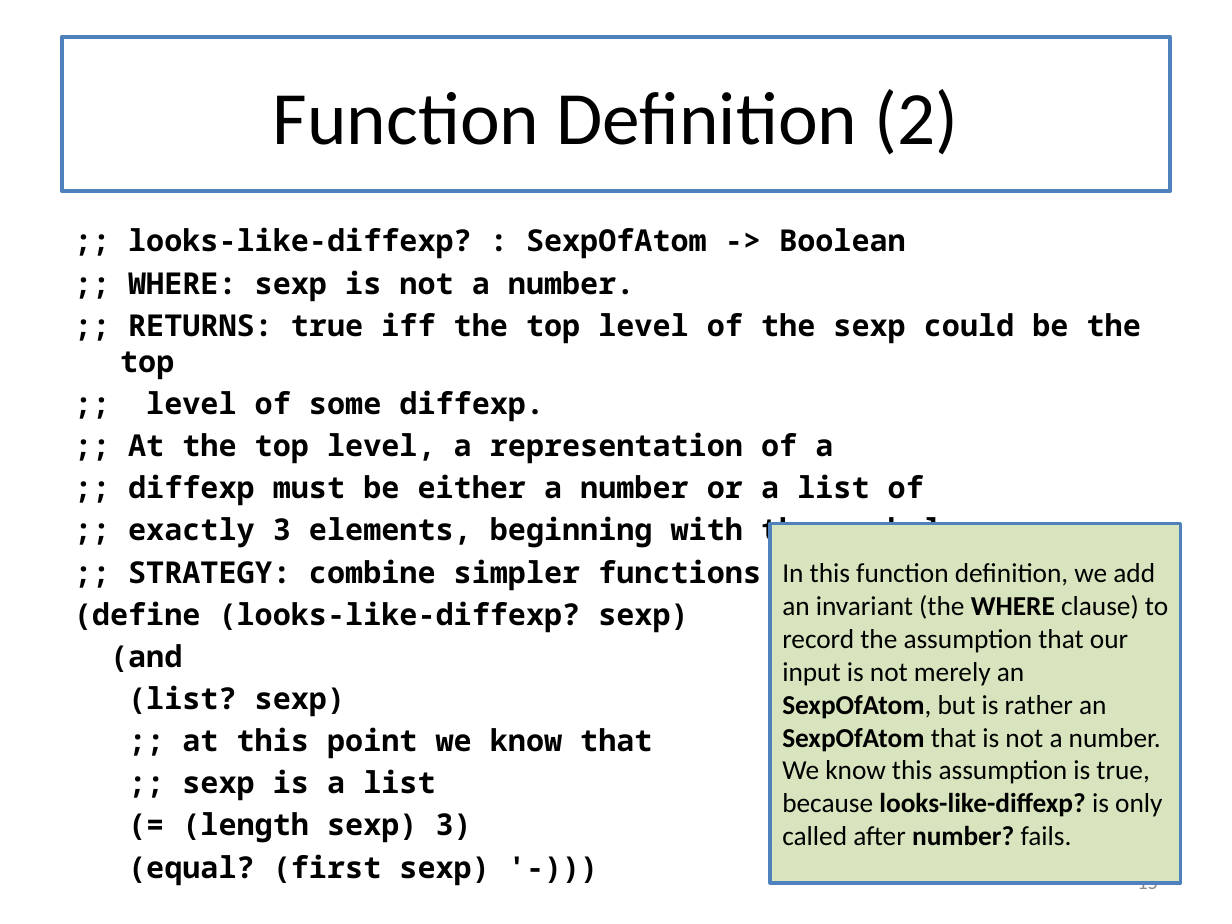
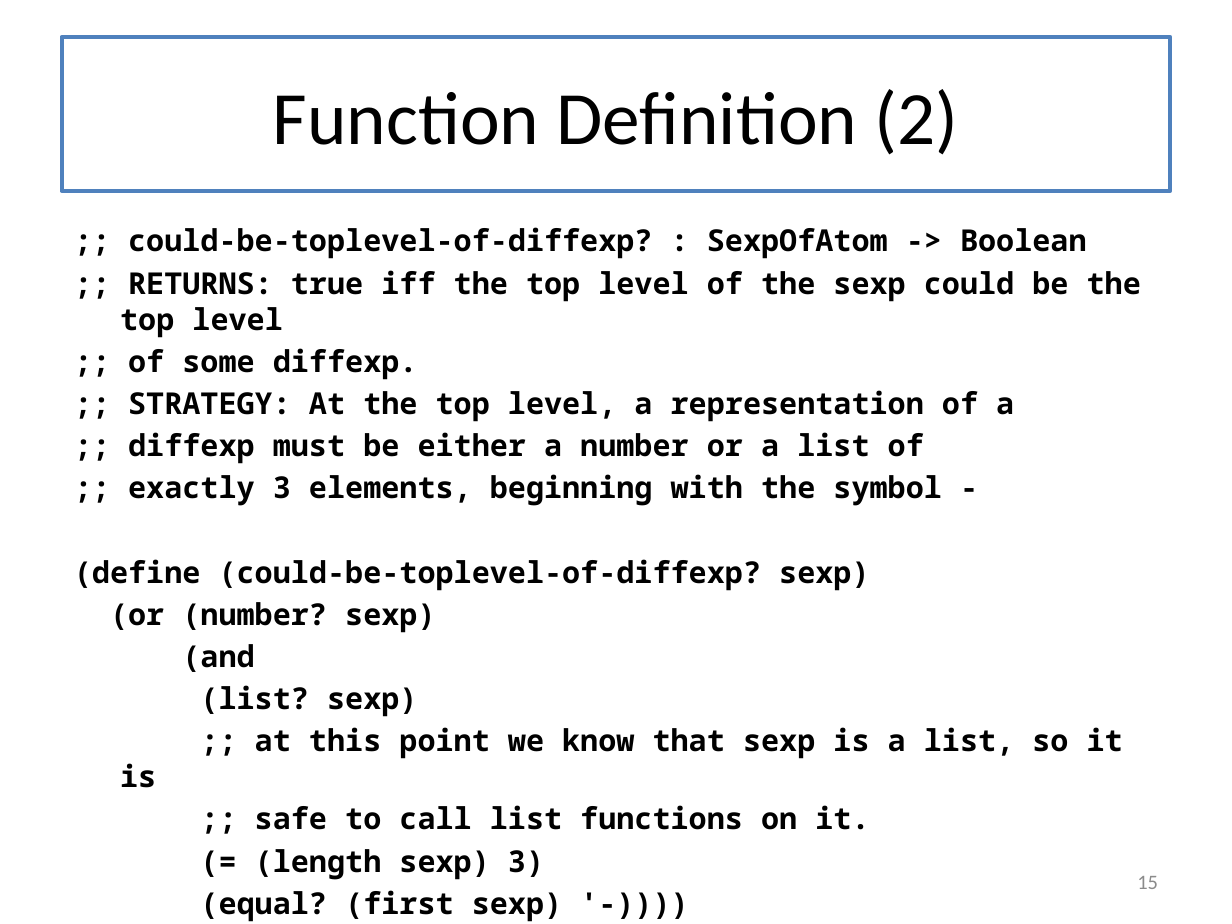
Before and after one commit to mwand/cs5010f16, a slide deck: slide 15 of Slides/Lesson 8.1 Introducing General Recursion.pptx. Drawn at 1232x924 pixels with LibreOffice and Linux fonts; fonts in the diff are those of the drawing. Boxes give left, top, right and bottom in pixels: in the first picture for what was removed or moved away, otherwise in the second. Text is boxed around its words. In the diff, an @@ line names an element or a change of style, - is before the commit and + after.

```diff
--- a/Slides/Lesson 8.1 Introducing General Recursion.pptx
+++ b/Slides/Lesson 8.1 Introducing General Recursion.pptx
@@ text at box(74, 227, 1141, 830): text changed @@
-(equal? (first sexp) '-)))
+(equal? (first sexp) '-))))
@@ text at box(120, 227, 1141, 422): text changed @@
-;; looks-like-diffexp? : SexpOfAtom -> Boolean
-;; WHERE: sexp is not a number.
-;; RETURNS: true iff the top level of the sexp could be the top
-;; level of some diffexp.
-;; At the top level, a representation of a
+;; could-be-toplevel-of-diffexp? : SexpOfAtom -> Boolean
+;; RETURNS: true iff the top level of the sexp could be the top level
+;; of some diffexp.
+;; STRATEGY: At the top level, a representation of a
@@ rectangle removed at box(770, 524, 1180, 883) @@
-In this function definition, we add an invariant (the WHERE clause) to record the assumption that our input is not merely an SexpOfAtom, but is rather an SexpOfAtom that is not a number. We know this assumption is true, because looks-like-diffexp? is only called after number? fails.
@@ text at box(74, 559, 869, 633): text changed @@
-;; STRATEGY: combine simpler functions
-(define (looks-like-diffexp? sexp)
+(define (could-be-toplevel-of-diffexp? sexp)
+(or (number? sexp)
@@ text at box(120, 727, 1123, 830): text changed @@
-;; at this point we know that
-;; sexp is a list
+;; at this point we know that sexp is a list, so it is
+;; safe to call list functions on it.
```
Also in this commit, not shown: 25 other slides changed, 5 slides added, 5 other files.
